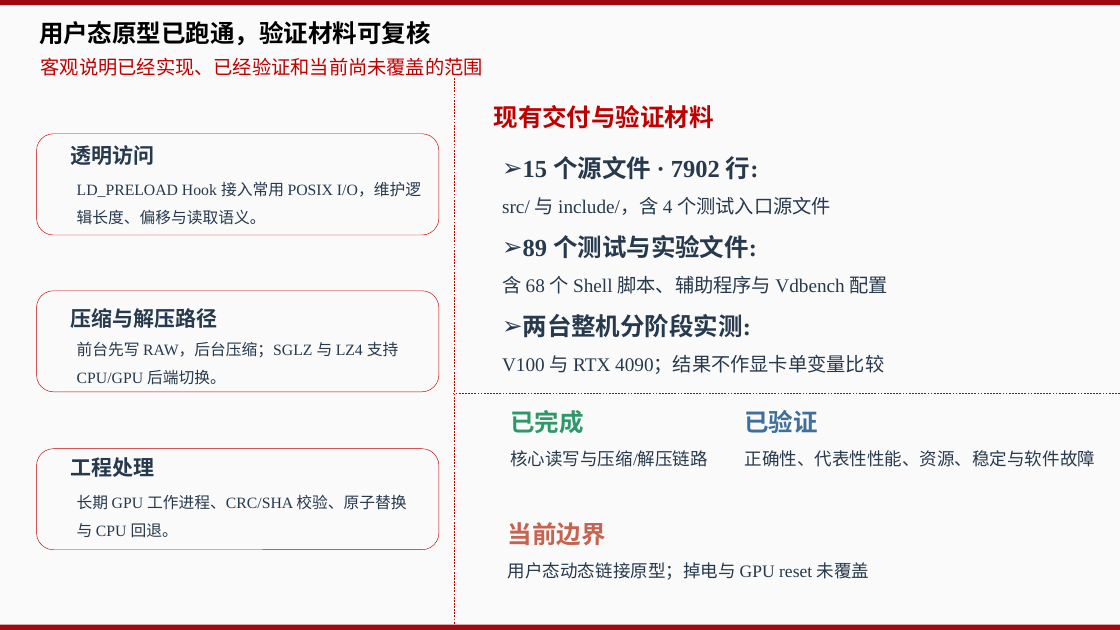
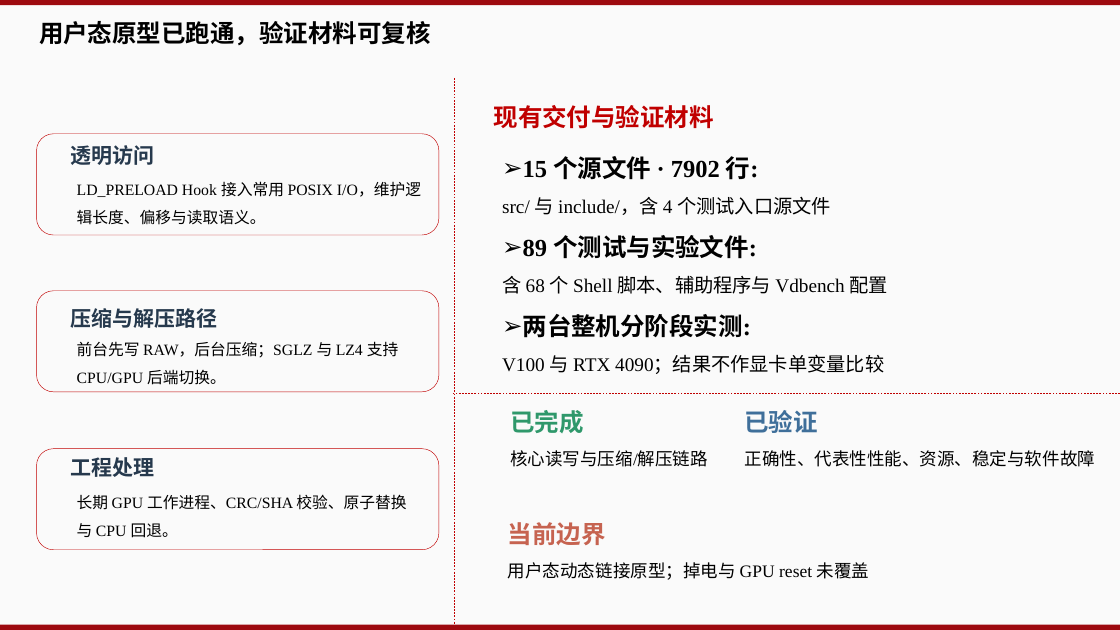
Before and after one commit to zhujiale520/GPUC, a slide deck: slide 2 of ppt/GPUC 项目答辩 — 基于 GPU 的透明存储压缩卸载系统.pptx. Drawn at 1120x630 pixels with LibreOffice and Linux fonts; fonts in the diff are those of the drawing. Boxes give left, top, right and bottom in pixels: in the first picture for what was removed or moved away, otherwise in the second. Text is boxed around its words. In the diff, an @@ line names an element or a change of style, - is before the commit and + after.

```diff
--- a/ppt/GPUC 项目答辩 — 基于 GPU 的透明存储压缩卸载系统.pptx
+++ b/ppt/GPUC 项目答辩 — 基于 GPU 的透明存储压缩卸载系统.pptx
@@ text removed at (x1=41, y1=57, x2=483, y2=80) @@
-客观说明已经实现、已经验证和当前尚未覆盖的范围
@@ text colour #26394D to #000000 in 7 elements at (x1=510, y1=450, x2=708, y2=467), (x1=77, y1=181, x2=421, y2=225), (x1=77, y1=341, x2=398, y2=385), (x1=77, y1=494, x2=406, y2=538), (x1=745, y1=450, x2=1096, y2=467), (x1=508, y1=562, x2=870, y2=580), (x1=502, y1=156, x2=888, y2=374) @@
```
Also in this commit, not shown: 17 other slides changed, 2 other files.
